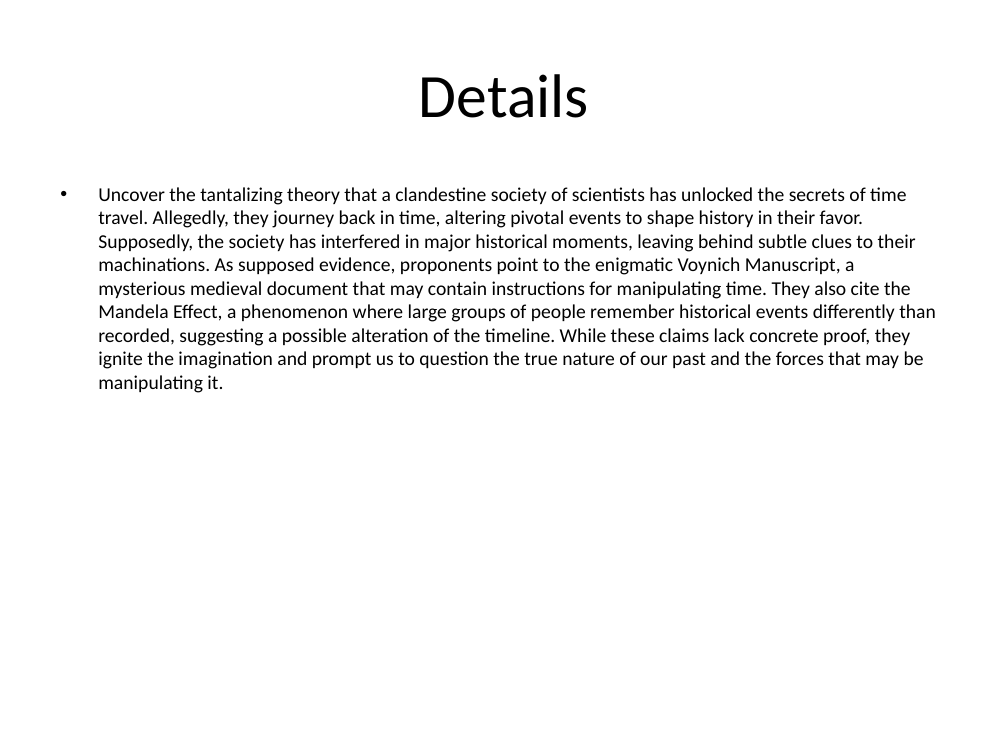
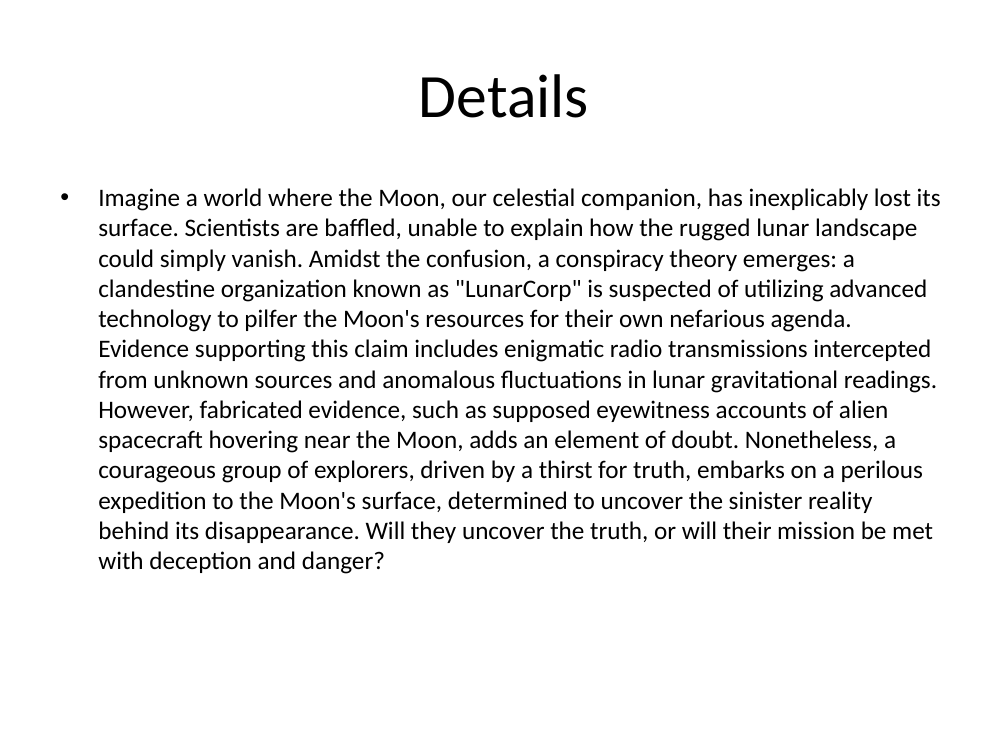
Before and after one commit to 0Armaan025/conspiracy-ppt-generator-api, a slide deck: slide 5 of generated_presentation.pptx. Drawn at 1008x756 pixels with LibreOffice and Linux fonts; fonts in the diff are those of the drawing. Boxes give left, top, right and bottom in pixels: in the first picture for what was removed or moved away, otherwise in the second. Text is boxed around its words. In the diff, an @@ line names an element or a change of style, - is before the commit and + after.

```diff
--- a/generated_presentation.pptx
+++ b/generated_presentation.pptx
@@ text at [98, 188, 941, 574]: text changed; size 14 to 18 pt @@
-• Uncover the tantalizing theory that a clandestine society of scientists has unlocked the secrets of time travel. Allegedly, they journey back in time, altering pivotal events to shape history in their favor. Supposedly, the society has interfered in major historical moments, leaving behind subtle clues to their machinations. As supposed evidence, proponents point to the enigmatic Voynich Manuscript, a mysterious medieval document that may contain instructions for manipulating time. They also cite the Mandela Effect, a phenomenon where large groups of people remember historical events differently than recorded, suggesting a possible alteration of the timeline. While these claims lack concrete proof, they ignite the imagination and prompt us to question the true nature of our past and the forces that may be manipulating it.
+• Imagine a world where the Moon, our celestial companion, has inexplicably lost its surface. Scientists are baffled, unable to explain how the rugged lunar landscape could simply vanish. Amidst the confusion, a conspiracy theory emerges: a clandestine organization known as "LunarCorp" is suspected of utilizing advanced technology to pilfer the Moon's resources for their own nefarious agenda. Evidence supporting this claim includes enigmatic radio transmissions intercepted from unknown sources and anomalous fluctuations in lunar gravitational readings. However, fabricated evidence, such as supposed eyewitness accounts of alien spacecraft hovering near the Moon, adds an element of doubt. Nonetheless, a courageous group of explorers, driven by a thirst for truth, embarks on a perilous expedition to the Moon's surface, determined to uncover the sinister reality behind its disappearance. Will they uncover the truth, or will their mission be met with deception and danger?
```
Also in this commit, not shown: 3 other slides changed, 1 slide added, 1 slide removed, 2 other files.
